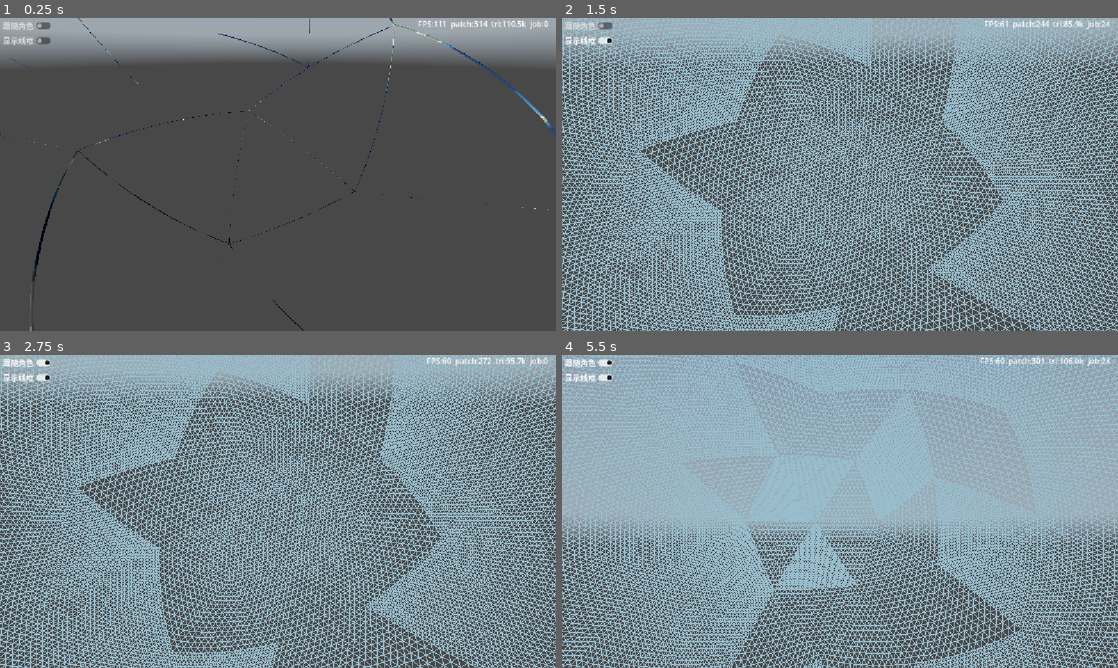
Above: before the commit, frames 1-4 (two rows, left to right).
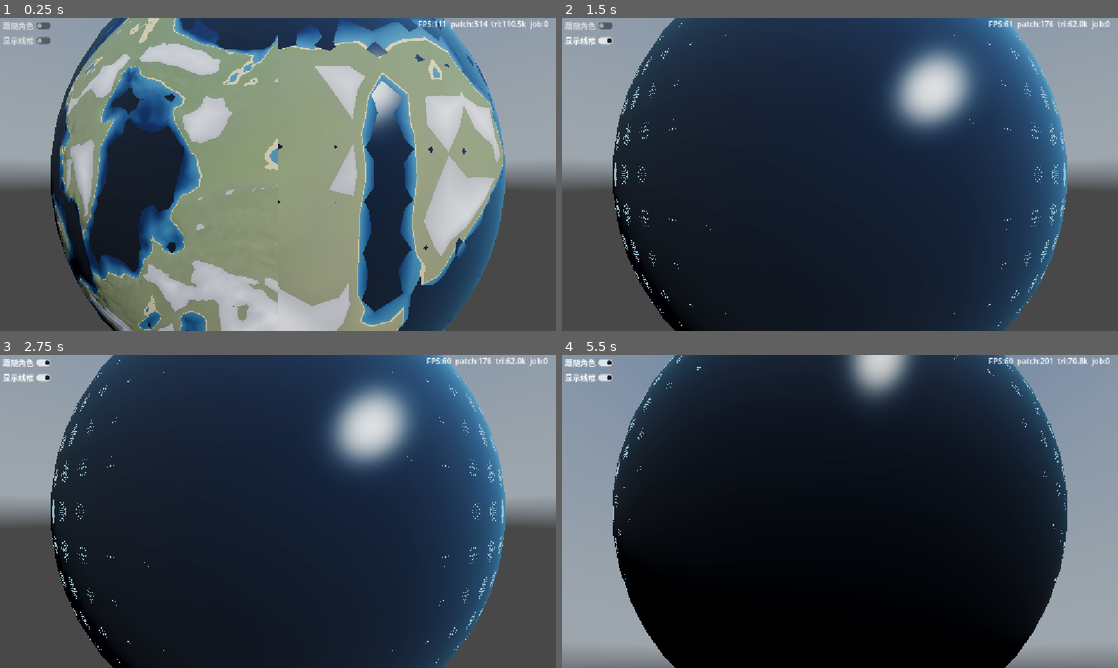
Above: after the commit, the same moments.

Repository: xiaobaibaix/stellar_era_godot
Game: Godot game, scene res://scenes/main.tscn
Same seed, same stepped clock (60 frames per second), same inputs: the game is played once before the commit and once after it. A sky picture missing from this copy of the repository is replaced by a grey-blue gradient.
Inputs (mouse positions are in pixels of both pictures, inside the frame that each line leads up to):
- Up to frame 1 (0.25 s): no input
- Up to frame 2 (1.5 s): tap Enter at 0.5 s; move the mouse to (962, 158) at 0.52 s; hold D 0.53-1.25 s; hold Q 0.53-1.25 s; click (962, 158) at 0.67 s; tap Space at 0.77 s; click "显示线框" at 1.25 s
- Up to frame 3 (2.75 s): click "跟随角色" at 2 s
- Up to frame 4 (5.5 s): tap Space at 2.75, 5.27 s; drag from (728, 527) to (812, 574) at 2.77 s; move the mouse to (895, 442) at 3.52 s; hold D 3.53-4.25 s; tap Shift at 3.6 s; tap Enter at 4.25, 5.1 s; drag from (812, 574) to (673, 464) at 4.27 s; move the mouse to (1006, 558) at 5.02 s; hold A from 5.03 s (still down)

The runs differ from the first frame. In frame 1, 84% of the frame differs, in the area x 0-100%, y 0-100%; in frame 2, 92%; in frame 3, 92%; in frame 4, 93%.

Commit message:
修复：修复相机不随编辑器的位置设定的问题和lod剔除问题

Diff:
--- a/scripts/core/orbit_camera.gd
+++ b/scripts/core/orbit_camera.gd
@@ -22,6 +22,15 @@
 
 
 func _ready() -> void:
+	# 用编辑器里摆好的相机位置反推 distance/yaw/pitch, 让运行起点 = 编辑器位置。
+	# 否则脚本默认 distance(800) < 行星半径(1000), 相机会落在星球内部, 每次运行都得手动拉出来。
+	# 仅当相机被实际摆放(离 target 较远)才覆盖; 用 .new() 建在原点的实例保持默认行为。
+	var origin := global_position
+	if origin.distance_squared_to(target) > 1.0:
+		var rel := origin - target
+		distance = rel.length()
+		pitch = asin(clampf(rel.y / distance, -1.0, 1.0))
+		yaw = atan2(rel.x, rel.z)
 	_cur_yaw = yaw
 	_cur_pitch = pitch
 	_cur_dist = distance
--- a/scripts/planet/qnode.gd
+++ b/scripts/planet/qnode.gd
@@ -51,6 +51,10 @@
 	mesh_inst.name = "Mesh"
 	mesh_inst.material_override = planet.material
 	mesh_inst.visible = false
+	# Godot 按 mesh AABB(顶点在未位移的 d*R 薄球壳)自动视锥剔除, 但地形位移(+maxHeight)/裙边(-skirt_depth)
+	# 都在顶点 shader 里做 → AABB 不含这部分 → 视锥边缘的 patch 被整片误剔成三角空洞(即 web 用 frustumCulled=false 规避的问题)。
+	# 加 cull margin 覆盖位移+裙边深度(u_skirt_depth=maxHeight*2.5), 让引擎不再误剔; 可见性交给 LOD(select_lod)+mesh_inst.visible。
+	mesh_inst.extra_cull_margin = planet.params.maxHeight * 3.5 + 1.0
 	var R: float = planet.params.radius
 	center_dir = (A + B + C).normalized()
 	center_world = center_dir * R
